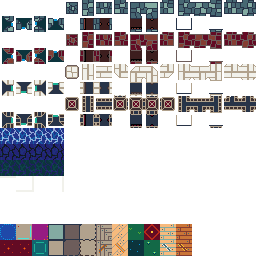
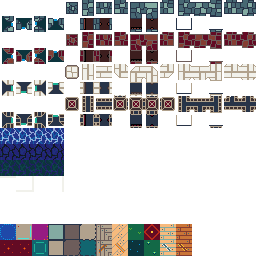
Comparing the layer stacks of the two (256, 256) images. Changes:
painted on "Pasted Layer" over [left=80, top=14, right=142, bottom=256]
